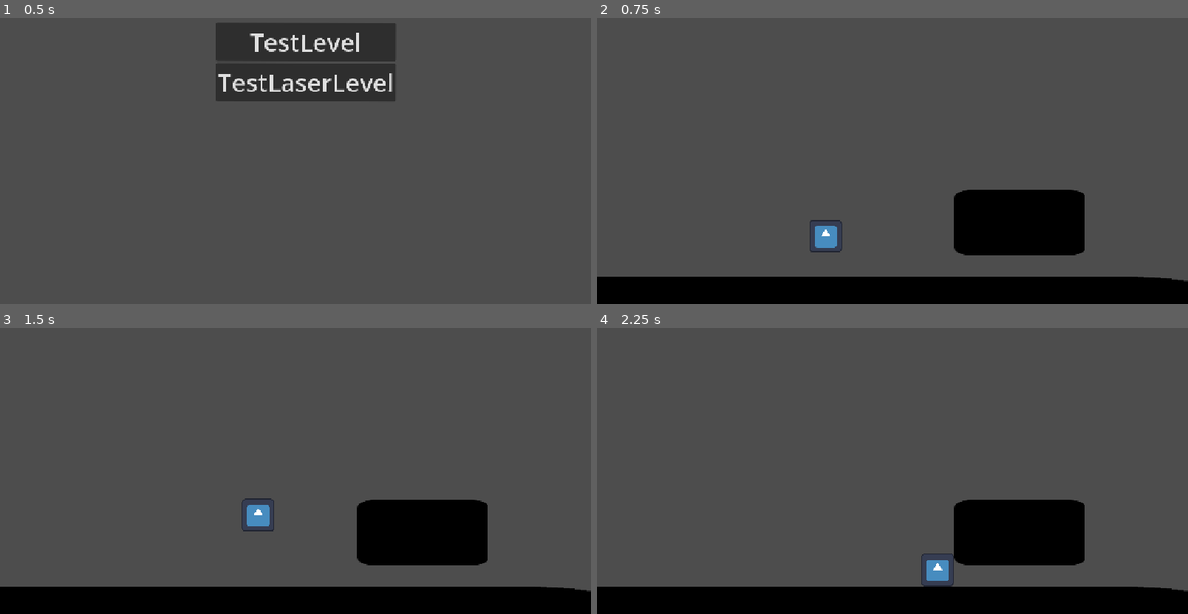
Above: before the commit, frames 1-4 (two rows, left to right).
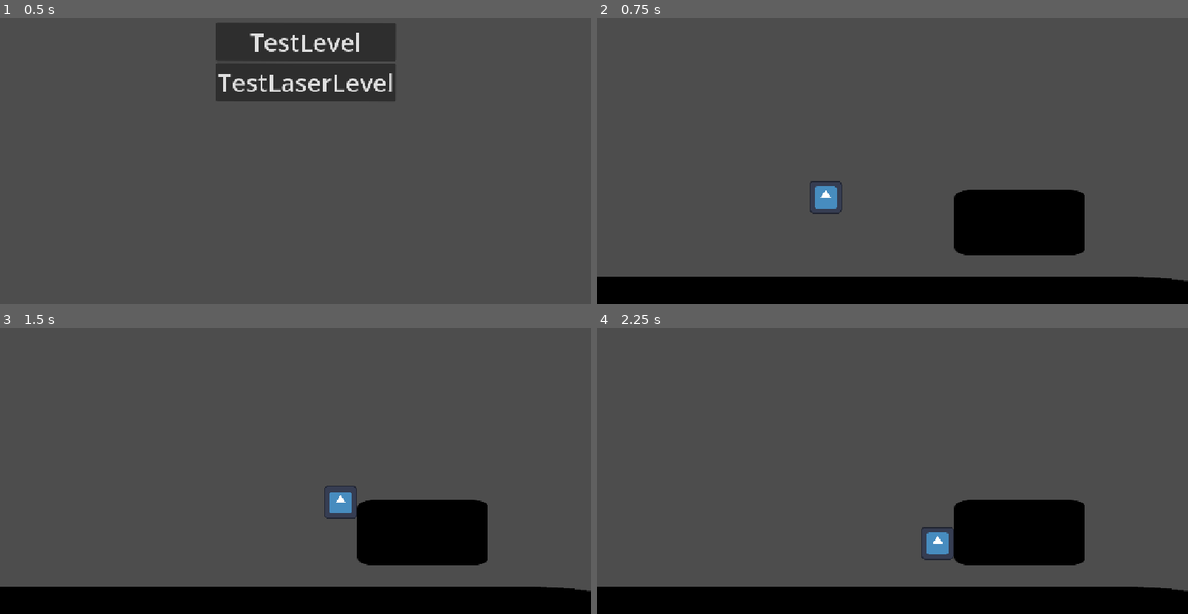
Above: after the commit, the same moments.

Repository: top4sigma/No-Signal
Game: Godot game, scene res://root.tscn
Same seed, same stepped clock (60 frames per second), same inputs: the game is played once before the commit and once after it. The engine's default icon, where the game draws it, is replaced by a stand-in: a white triangle on a blue panel in a dark square.
Inputs (mouse positions are in pixels of both pictures, inside the frame that each line leads up to):
- Up to frame 1 (0.5 s): no input
- Up to frame 2 (0.75 s): click "TestLevel" at 0.5 s
- Up to frame 3 (1.5 s): move the mouse to (425, 430) at 1.27 s; hold D (Right) from 1.28 s (still down); tap R (DIE) at 1.35 s
- Up to frame 4 (2.25 s): keep holding D (Right); tap Space (Jump) at 1.52, 1.82 s; tap E (Interact) at 1.55, 2.1 s; move the mouse to (774, 465) at 2.02 s

Frame 1 is identical in both runs. In frame 2, 0.7% of the frame differs, in the area x 36-42%, y 56-82%; in frame 3, 0.7%; in frame 4, 0.7%.

Commit message:
Improved player controller
Made the code formatting not look horrible, implemented multiplicative
decay for movement, fixed floaty jumps.

Diff:
--- a/DeleteThisStuff/Activatable.tscn
+++ /dev/null
@@ -1,6 +0,0 @@
-[gd_scene format=3 uid="uid://42hc1ijvpi2y"]
-
-[ext_resource type="Script" uid="uid://b1ty64t75ejtj" path="res://LazerPuzzle/Blocks/Scripts/activatable.gd" id="1_kdsds"]
-
-[node name="Activatable" type="Node2D" unique_id=2078373272]
-script = ExtResource("1_kdsds")
--- a/Player/Player.gd
+++ b/Player/Player.gd
@@ -1,219 +1,218 @@
 extends CharacterBody2D
 
 class_name Player
+
 @export_group("Movement")
-@export var maxSpeed:float
-#Speed increase per frame you are moving on the ground
-@export var groundAccel:float
-#Speed increase per frame you are moving in air
-@export var airAccel:float
-#Speed decrease per frame you arent moving on the ground
-@export var groundDeccel:float
-#Speed decrease per frame you arent moving in air
-@export var airDeccel:float
-#Speed change per frame you input the opposite direction you are moving on the ground
-@export var activeGroundDeccel:float
-#Speed change per frame you input the opposite direction you are moving int air
-@export var activeAirDeccel:float
-#Speed decrease when you are over maxSpeed on the ground
-@export var overspeedGroundDeccel:float
-#Speed decrease when you are over maxSpeed in the air
-@export var overspeedAirDeccel:float
+@export var maxSpeed: float
+# Fraction of the distance to target speed covered per second while moving on the ground
+@export var groundAccel: float
+# Fraction of the distance to target speed covered per second while moving in air
+@export var airAccel: float
 
 
 @export_group("Gravity")
-@export var useGravityOveride:bool = false
-#Gravity that effects the player, if null, it uses the global gravity
-@export var gravityOveride:Vector2
-#gravity multiplyer when your y vel is over 0
-@export var risingMult:float = 1
-#gravity multiplyer when your y vel is under 0
-@export var fallingMult:float = 1
+@export var baseGravityMult: float = 1.0
 
 
 @export_group("Jump")
-#Heighest Jump
-@export var maxJump:float = 20
-#Shortest Jump
-@export var minJump:float = 10
-#Frames to hold for to get your heighest jump
-@export var maxHeightHold:int = 30
-#Frames your jump is buffered for
-@export var jumpBuffer:int = 10
+# Shortest Jump
+@export var minJump: float = 10
+# Maximum seconds the jump can be held for
+@export var maxHeightHold: float = 0.2
+# Seconds your jump is buffered for
+@export var jumpBuffer: float = 0.15
+# Gravity multiplier while jump is held
+@export var holdGravityMult: float = 0.4
+# Remaining upward velocity kept when jump is released early
+@export var releaseVelocityCut: float = 0.4
 @export_subgroup("Squash And Stretch")
-@export var maxStretch :float= 2
-#Y velocity needed to reach maxStretch
-@export var maxStretchSpeed:int = 100
+@export var maxStretch: float = 2
+# Y velocity needed to reach maxStretch
+@export var maxStretchSpeed: int = 100
 @export_group("Interaction")
-#The time it takes for an interactable popup text to fade in
-@export var interactableTextPopupTime :int= 10
+# The time it takes for an interactable popup text to fade in
+@export var interactableTextPopupTime: int = 10
 
 @export_group("Nodes")
-@export var generalArea:Area2D
-@export var interactText:Label
-
-#	Interaction System
-#an Array of all the interactables in range
-var interactablesInRange:Array[Node2D]
-
+@export var generalArea: Area2D
+@export var interactText: Label
+
+
+#	------------------------------ Interaction System ------------------------------
+# an Array of all the interactables in range
+var interactablesInRange: Array[Node2D]
 var lastClosestInteractable = null
-#	MISC
-var respawnPoint:Vector2
-
-#	Movement
-#true right after you jumps if you can still hold more to go higher
-var holdingJump:bool = false
-#frames you have been holding a jump for
-var currentJumpHold:int = 0
-#frames scince your last jump, goes to -1 when it reaches jumpBuffer
-var lastJumpInput = -1
-#if the player is walking side to side
-var walking:bool = false
+
+
+#	------------------------------ MISC ------------------------------
+var respawnPoint: Vector2
+
+
+#	------------------------------ Movement ------------------------------
+# true right after you jump if you can still hold to go higher
+var holdingJump: bool = false
+# seconds you have been holding a jump for
+var currentJumpHold: float = 0.0
+# seconds since your last jump input, -1 means there is no active buffer
+var lastJumpInput: float = -1.0
+# if the player is walking side to side
+var walking: bool = false
+
+
 func _ready() -> void:
 	respawnPoint = position
+
+
 func _physics_process(delta: float) -> void:
 	if Input.is_action_just_pressed("DIE"):
 		respawn()
 
-	applyGravity()
-	handleJumpJogic()
+	applyGravity(delta)
+	handleJumpLogic(delta)
+
 	var direction := Input.get_axis("Left", "Right")
-	var accel = chooseAccel(direction)
-	handleMovement(direction,accel)
+	handleMovement(direction, delta)
 
 	checkForInteractions()
 	move_and_slide()
+
+
 func jump():
 	velocity.y = -minJump
-func applyGravity():
+
+
+func applyGravity(delta: float):
 	if not is_on_floor():
-		if useGravityOveride:
-			if velocity.y <= 0:
-				velocity += gravityOveride * risingMult
-			else:
-				velocity += gravityOveride * fallingMult
-		else:
-			if velocity.y <= 0:
-				velocity += get_gravity() * risingMult
-			else:
-				velocity += get_gravity() * fallingMult
-func handleJumpJogic():
+		var gravity := get_gravity() * baseGravityMult
+		var mult := 1.0
+
+		if holdingJump and velocity.y < 0:
+			mult *= holdGravityMult
+
+		velocity += gravity * mult * delta
+
+
+func handleJumpLogic(delta: float):
 	if Input.is_action_pressed("Jump"):
 		if is_on_floor():
 			jump()
 			holdingJump = true
-			currentJumpHold = 0
+			currentJumpHold = 0.0
 		elif holdingJump:
-			currentJumpHold += 1
-			if currentJumpHold <= maxHeightHold:
-				velocity.y -= (maxJump - minJump) / maxHeightHold
-			else:
+			currentJumpHold += delta
+			if currentJumpHold > maxHeightHold:
 				holdingJump = false
-				currentJumpHold = 0
+				currentJumpHold = 0.0
 		else:
-			lastJumpInput = 0
-	else:
+			lastJumpInput = 0.0
+	else:
+		if holdingJump and velocity.y < 0:
+			velocity.y *= releaseVelocityCut
+
 		holdingJump = false
-		if lastJumpInput != -1 and lastJumpInput < jumpBuffer:
-			lastJumpInput += 1
+		if lastJumpInput != -1.0 and lastJumpInput < jumpBuffer:
+			lastJumpInput += delta
 			if is_on_floor():
 				jump()
-				lastJumpInput = -1
-#Chooses how much to modify the x velocity by
-func chooseAccel(direction:float) -> float:
-	var accel:float = 0
-	if is_on_floor():
-		if direction:
-			if abs(velocity.x) > maxSpeed:
-				accel = overspeedGroundDeccel
-			else:
-				if (direction < 0 and velocity.x < 0) or (direction > 0 and velocity.x > 0):
-					accel = groundAccel
-				else:
-					accel = activeGroundDeccel
-		else:
-			accel = groundDeccel
-	else:
-		if direction:
-			if abs(velocity.x) > maxSpeed:
-				accel = overspeedAirDeccel
-			else:
-				if (direction < 0 and velocity.x < 0) or (direction > 0 and velocity.x > 0):
-					accel = airAccel
-				else:
-					accel = activeAirDeccel
-		else:
-			accel = airDeccel
-	return accel
-func handleMovement(direction:float,accel:float):
+				lastJumpInput = -1.0
+
+
+func handleMovement(direction: float, delta: float):
+	var rate := groundAccel if is_on_floor() else airAccel
+	var target: float
+
 	if direction:
 		moving(direction)
 		walking = true
-		velocity.x = move_toward(velocity.x,maxSpeed * direction,accel)
+		target = maxSpeed * direction
 	else:
 		walking = false
-		velocity.x = move_toward(velocity.x, 0, accel)
+		target = 0.0
+
+	velocity.x = lerpf(velocity.x, target, 1.0 - exp(-rate * delta))
+
+
 func respawn():
 	position = respawnPoint
 
-#InteractSystem
+
+# InteractSystem
 func getClosestInteractable():
 	if interactablesInRange.size() > 0:
-		var closest:Node2D = interactablesInRange[0]
+		var closest: Node2D = interactablesInRange[0]
 		for i in interactablesInRange:
 			if i.position.distance_to(position) < closest.position.distance_to(position):
 				closest = i
 		return closest
+
+
 func checkForInteractions():
 	if Input.is_action_just_pressed("Interact"):
-		var closest :Interactable= getClosestInteractable()
+		var closest: Interactable = getClosestInteractable()
 		if closest:
 			if closest.canInteract():
 				interact(closest)
-func interact(object:Interactable):
+
+
+func interact(object: Interactable):
 	object.interact()
+
+
 func updateInteractText():
 	updateHighlightedInteractable()
-	var closest :Interactable= getClosestInteractable()
+	var closest: Interactable = getClosestInteractable()
+
 	if closest && closest.getPopupText() != "":
-		var text :String = closest.getPopupText()
+		var text: String = closest.getPopupText()
 		interactText.text = text
 		for i in interactableTextPopupTime:
-			interactText.modulate.a = move_toward(interactText.modulate.a,1.0,1.0 / interactableTextPopupTime)
+			interactText.modulate.a = move_toward(interactText.modulate.a, 1.0, 1.0 / interactableTextPopupTime)
 			await get_tree().process_frame
 	else:
 		for i in interactableTextPopupTime:
-			interactText.modulate.a = move_toward(interactText.modulate.a,0.0,1.0 / interactableTextPopupTime)
+			interactText.modulate.a = move_toward(interactText.modulate.a, 0.0, 1.0 / interactableTextPopupTime)
 			await get_tree().process_frame
 		interactText.text = ""
-#Signals
+
+
+# Signals
 func genAreaEntered_Area(area: Area2D) -> void:
 	if area.get_parent().is_in_group("Interactable"):
 		interactablesInRange.append(area.get_parent())
 		updateInteractText()
+
+
 func genAreaExited_Area(area: Area2D) -> void:
 	if area.get_parent().is_in_group("Interactable"):
 		area.get_parent().unhighlight()
-		var interactableIndex:int= interactablesInRange.find(area.get_parent())
+		var interactableIndex: int = interactablesInRange.find(area.get_parent())
 		if interactableIndex != -1:
 			interactablesInRange.remove_at(interactableIndex)
 			updateInteractText()
+
+
 func updateHighlightedInteractable():
-	var closest :Interactable= getClosestInteractable()
+	var closest: Interactable = getClosestInteractable()
 	if closest:
 		for i in interactablesInRange:
 			if i != closest:
 				i.unhighlight()
 		closest.highlight()
-#Runs every frame that the player is inputing either left or right
+
+
+# Runs every frame that the player is inputing either left or right
 func moving(direction):
 	if lastClosestInteractable != getClosestInteractable():
 		closestInteractableChanged()
+
+
 func closestInteractableChanged():
 	lastClosestInteractable = getClosestInteractable()
 	updateInteractText()
+
+
 func handleSquashStretch():
 	if velocity.y == 0:
 		scale.x = 1
 	else:
-		scale.x = (1/maxStretch) / (velocity.y/maxStretchSpeed)
+		scale.x = (1 / maxStretch) / (velocity.y / maxStretchSpeed)
--- a/Player/Player.tscn
+++ b/Player/Player.tscn
@@ -12,22 +12,13 @@
 [node name="Player" type="CharacterBody2D" unique_id=201973950 node_paths=PackedStringArray("generalArea", "interactText")]
 collision_layer = 2
 script = ExtResource("1_q3lat")
-maxSpeed = 650.0
-groundAccel = 50.0
+maxSpeed = 230.0
+groundAccel = 60.0
 airAccel = 20.0
-groundDeccel = 100.0
-airDeccel = 10.0
-activeGroundDeccel = 200.0
-activeAirDeccel = 50.0
-overspeedGroundDeccel = 400.0
-overspeedAirDeccel = 200.0
-useGravityOveride = true
-gravityOveride = Vector2(0, 50)
-fallingMult = 1.5
-maxJump = 1250.0
-minJump = 750.0
-maxHeightHold = 15
-jumpBuffer = 3
+baseGravityMult = 0.9
+minJump = 300.0
+holdGravityMult = 0.08
+releaseVelocityCut = 0.8
 generalArea = NodePath("GeneralArea")
 interactText = NodePath("Control/InteractText")
 
